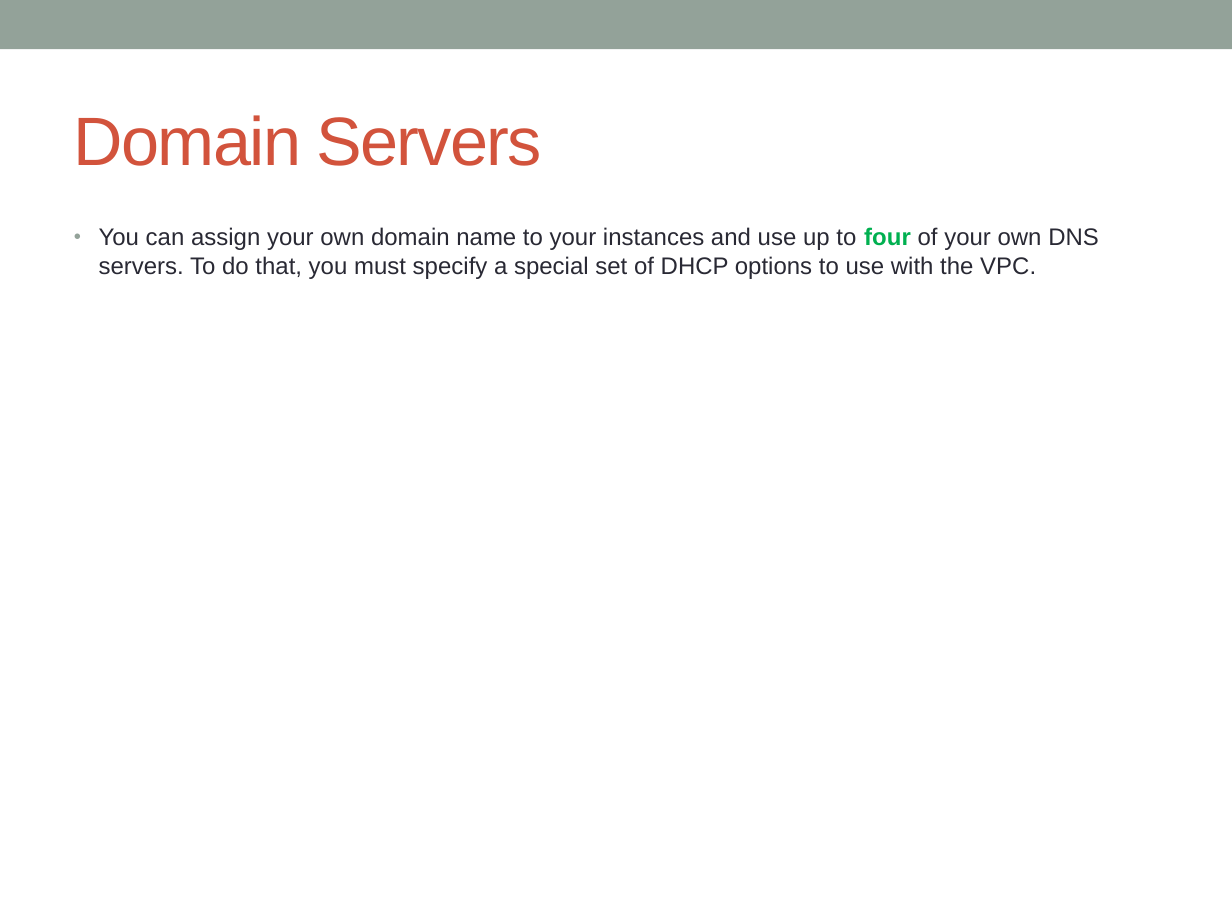
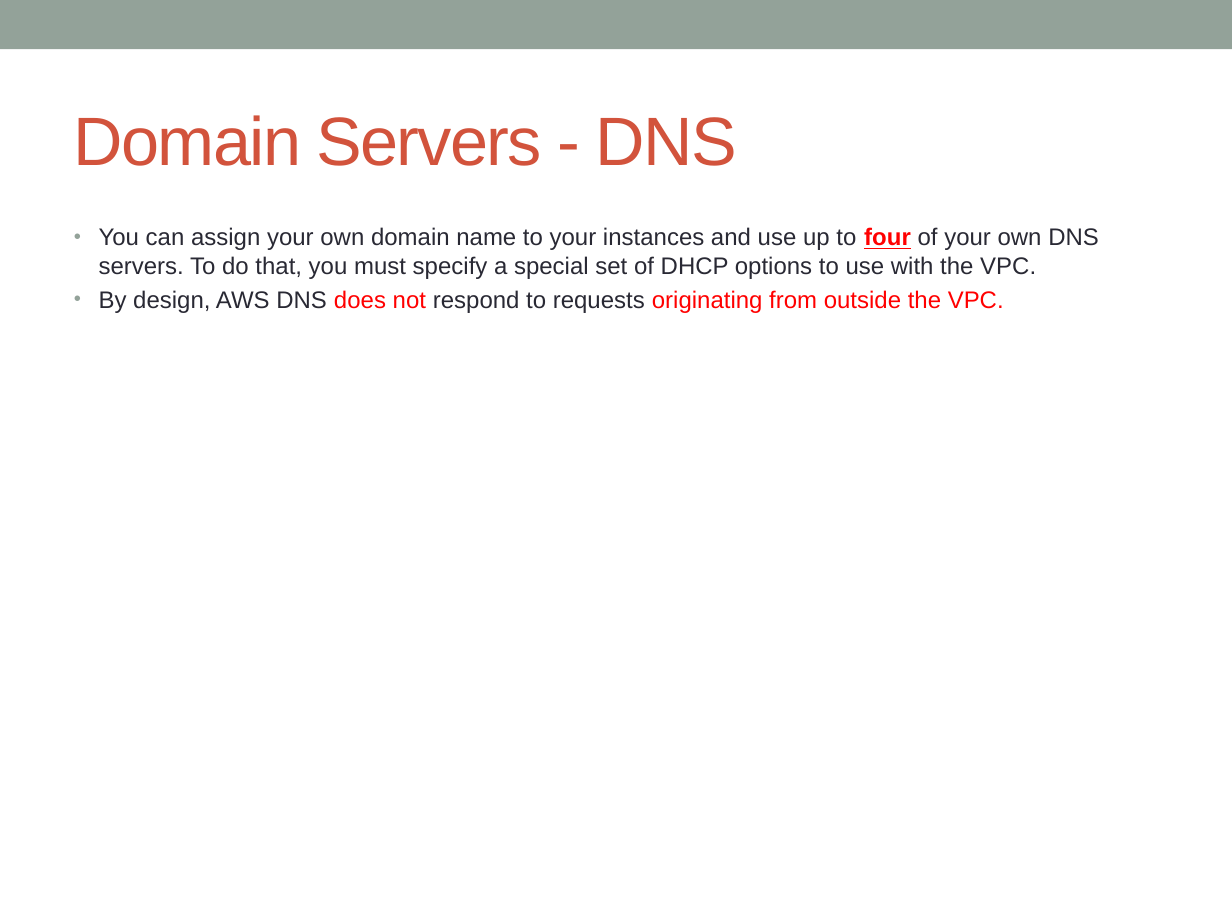
Before and after one commit to notionquest/ProjectDocumentation, a slide deck: slide 12 of AWS_Solution_Architect.pptx (slide 11 before the commit). Drawn at 1232x924 pixels with LibreOffice and Linux fonts; fonts in the diff are those of the drawing. Boxes give left, top, right and bottom in pixels: in the first picture for what was removed or moved away, otherwise in the second. Text is boxed around its words. In the diff, an @@ line names an element or a change of style, - is before the commit and + after.

```diff
--- a/AWS_Solution_Architect.pptx
+++ b/AWS_Solution_Architect.pptx
@@ title at bbox=[74, 115, 737, 166]: text changed @@
-Domain Servers
+Domain Servers - DNS
@@ text at bbox=[99, 227, 1099, 279]: text colour #00B050 to #FF0000, underline on in "four" @@
@@ text at bbox=[99, 290, 1004, 313]: paragraph added @@
+• By design, AWS DNS does not respond to requests originating from outside the VPC.
```
Also in this commit, not shown: 9 other slides changed, 21 slides added.
